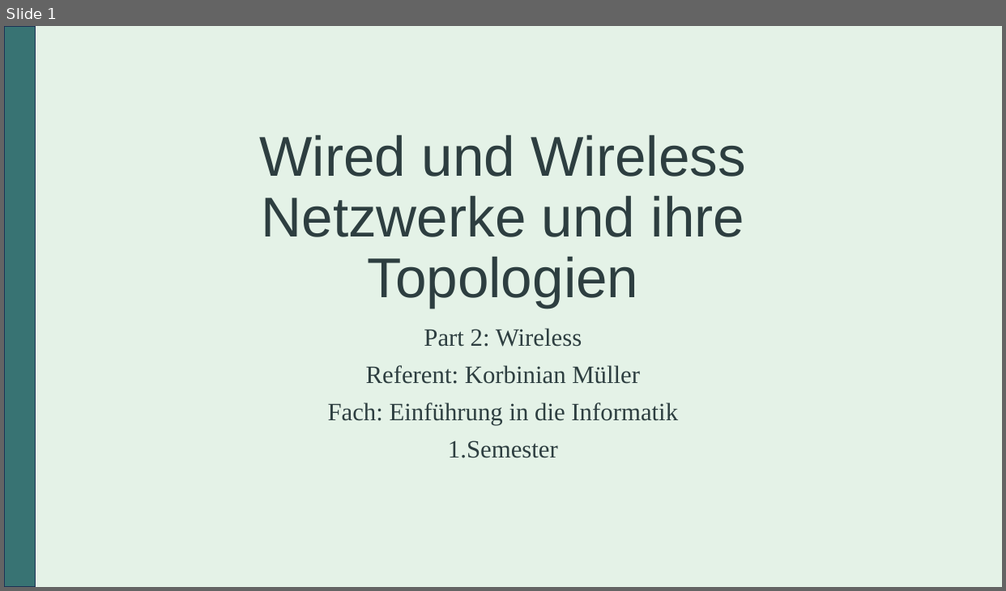
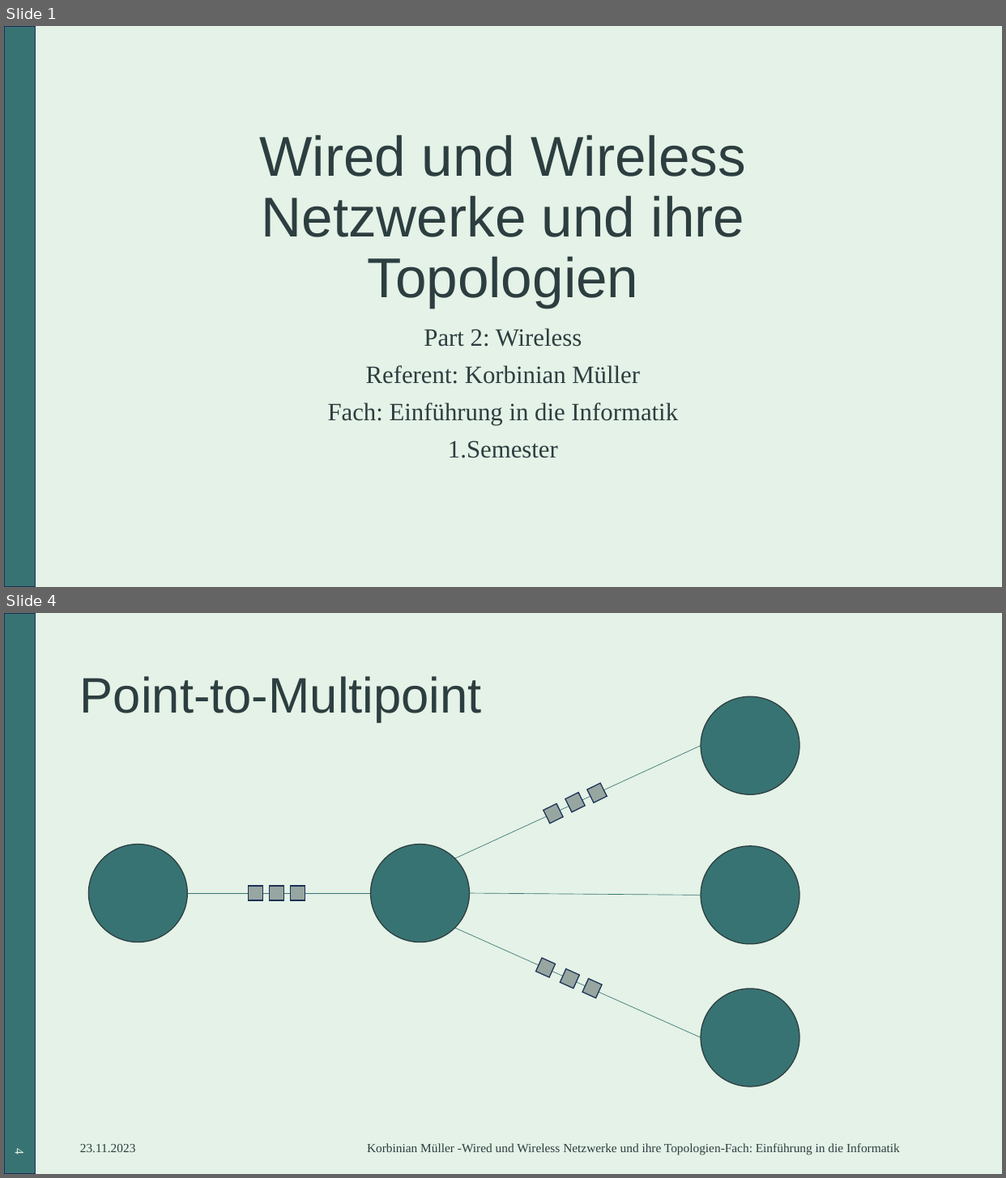
Before and after one commit to SpaRaw/IU_Unterlagen, a slide deck: 1_Semester/Einführung_in_die_Informatik(DSEI)/IU_Präsentation_DSEI.pptx. Shown one above the other, each under a label of ours: slide 1 before the commit, slides 1 and 4 after it; the slides between them are not shown. The pictures are 1006x591 and 1006x1178 pixels, drawn with LibreOffice and Linux fonts; fonts in the diff are those of the drawing. Boxes give left, top, right and bottom in pixels: in the first picture for what was removed or moved away, otherwise in the second. Text is boxed around its words. In the diff, an @@ line names an element or a change of style, - is before the commit and + after.

```diff
--- a/1_Semester/Einführung_in_die_Informatik(DSEI)/IU_Präsentation_DSEI.pptx
+++ b/1_Semester/Einführung_in_die_Informatik(DSEI)/IU_Präsentation_DSEI.pptx
@@ slide 4 added at <box>4,613,1002,1174</box>, background #E4F2E7; not listed: 1 template element that a slide beside it also shows @@
@@ title added at <box>80,676,482,722</box>, 48 pt, text #2D3E40 @@
+Point-to-Multipoint
@@ ellipse added at <box>701,697,799,795</box>, fill #387373, outline #2D3E40 1 pt @@
@@ line added from (454, 858) to (701, 746), #387373 0.5 pt @@
@@ rectangle added at <box>543,803,564,824</box>, fill #97A6A0, outline #1E3256 1 pt @@
@@ rectangle added at <box>565,792,586,812</box>, fill #97A6A0, outline #1E3256 1 pt @@
@@ rectangle added at <box>587,783,607,803</box>, fill #97A6A0, outline #1E3256 1 pt @@
@@ ellipse added at <box>88,845,187,943</box>, fill #387373, outline #2D3E40 1 pt @@
@@ ellipse added at <box>371,845,470,943</box>, fill #387373, outline #2D3E40 1 pt @@
@@ ellipse added at <box>701,846,799,944</box>, fill #387373, outline #2D3E40 1 pt @@
@@ line added from (187, 894) to (370, 894), #387373 0.5 pt @@
@@ rectangle added at <box>248,886,263,901</box>, fill #97A6A0, outline #1E3256 1 pt @@
@@ rectangle added at <box>269,886,284,901</box>, fill #97A6A0, outline #1E3256 1 pt @@
@@ rectangle added at <box>290,886,305,901</box>, fill #97A6A0, outline #1E3256 1 pt @@
@@ line added from (470, 894) to (701, 895), #387373 0.5 pt @@
@@ line added from (454, 928) to (701, 1038), #387373 0.5 pt @@
@@ rectangle added at <box>536,958,556,977</box>, fill #97A6A0, outline #1E3256 1 pt @@
@@ rectangle added at <box>560,969,580,989</box>, fill #97A6A0, outline #1E3256 1 pt @@
@@ rectangle added at <box>582,979,603,999</box>, fill #97A6A0, outline #1E3256 1 pt @@
@@ ellipse added at <box>701,989,799,1087</box>, fill #387373, outline #2D3E40 1 pt @@
@@ text added at <box>80,1144,136,1152</box>, 12 pt, text #2D3E40 @@
+23.11.2023
@@ text added at <box>367,1144,900,1156</box>, 12 pt, text #2D3E40 @@
+Korbinian Müller -Wired und Wireless Netzwerke und ihre Topologien-Fach: Einführung in die Informatik
@@ page number added at <box>13,1149,27,1155</box>, 12 pt, text #E4F2E7 @@
+4
```
Also in this commit, not shown: 2 slides changed, 11 other slides added, 5 other files.
